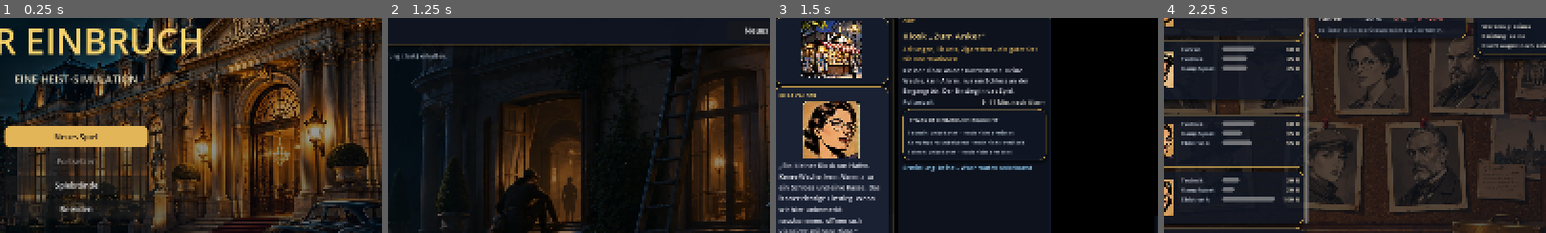
Above: before the commit, frames 1-4 (left to right).
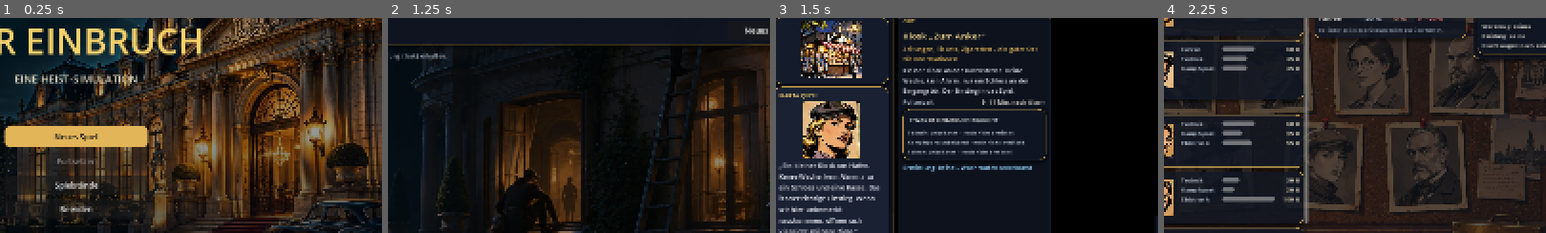
Above: after the commit, the same moments.

Repository: Martin1971-cloud/einbruch
Game: Godot game, scene res://scenes/main.tscn
Same seed, same stepped clock (60 frames per second), same inputs: the game is played once before the commit and once after it.
Inputs:
- Up to frame 1 (0.25 s): no input
- Up to frame 2 (1.25 s): click "Neues Spiel" at 0.5 s
- Up to frame 3 (1.5 s): click "Neues Spiel hier" at 1.25 s
- Up to frame 4 (2.25 s): click "Organisation" at 2 s
The pictures show only the part of the screen within x 40-90%, y 27-77%; the shares and areas given below are measured in that part.

Frames 1-2 are identical in both runs. In frame 3, 2.9% of the frame differs, in the area x 2-22%, y 35-66%; in frame 4, nothing differs.

Commit message:
Planer: Fahrzeug-Hinweis sofort bei Planungsbeginn, Hinweistexte umbrechen
- Fluchtwagen zu klein: sofort beim Start, mit Namen der Beute, wenn Informationen
  vorliegen; ohne Informationen ein allgemeiner Vorsicht-Hinweis.
- Die passende Fehlerzeile im Ablaufplan entfällt, weil der Hinweis oben sie ersetzt.
- Hinweisfenster ohne BBCode-Tags, mit Zeilenumbruch und kleinerer Schrift.
- Sprecherin oder Sprecher der Stadtansicht wechselt zufällig zwischen weiblich und männlich.

Co-Authored-By: Claude Haiku 5.5 <noreply@anthropic.com>
Claude-Session: https://claude.ai/code/session_01LKpSSULuighKXwyzAG3jU1

Diff:
--- a/godot/scripts/data.gd
+++ b/godot/scripts/data.gd
@@ -192,6 +192,18 @@
 ## Zielgebäude: "Museum Varenhafen". Karte 20 x 12 Zellen.
 ## o = Außen, . = Boden, W = Wand, F = Fenster (blockiert, Sicht durch Glas möglich), D = verschlossene Tür.
 ## Porträts (2D, Krimi-Stil) je Figur, nach Geschlecht und Rolle (weiblich: Mira, Ilja, Rosa, Greta). Dateien in assets/portraits/.
+## Sprecherinnen und Sprecher der Stadtansicht: jede Anzeige wechselt zwischen weiblich und männlich.
+const SPRECHER := [
+	{"name": "Mira Calder", "bild": "beobachterin", "weiblich": true},
+	{"name": "Lena Hartmann", "bild": "rezeptionistin", "weiblich": true},
+	{"name": "Vera Lind", "bild": "hehlerin", "weiblich": true},
+	{"name": "Marta Quell", "bild": "einbrecherin", "weiblich": true},
+	{"name": "Jonas Berg", "bild": "wachmann", "weiblich": false},
+	{"name": "Karl Oster", "bild": "hausmeister", "weiblich": false},
+	{"name": "Paul Renner", "bild": "planer", "weiblich": false},
+	{"name": "Stefan Krall", "bild": "kraeftige", "weiblich": false},
+]
+
 const PORTRAIT := {
 	"mira": "beobachterin", "ilja": "technikerin", "teo": "hacker", "rosa": "einbrecherin",
 	"greta": "besucher", "otto": "fahrer",
@@ -367,7 +379,6 @@
 			"ELECTRONICS": {"wert": 60, "grund": "ziel.museum.grund.ELECTRONICS"},
 			"FAHREN": {"wert": 50, "grund": "ziel.museum.grund.FAHREN"},
 		},
-		"speaker": "Mira Calder",
 		"dialog": "ziel.museum.dialog",
 		"fence": 0.6,
 		"price_intel": 500,
@@ -455,7 +466,6 @@
 			"FORCE": {"wert": 25, "grund": "ziel.kiosk.grund.FORCE"},
 			"FAHREN": {"wert": 20, "grund": "ziel.kiosk.grund.FAHREN"},
 		},
-		"speaker": "Mira Calder",
 		"dialog": "ziel.kiosk.dialog",
 		"fence": 0.6,
 		"price_intel": 200,
@@ -574,7 +584,6 @@
 			"ELECTRONICS": {"wert": 50, "grund": "ziel.testhaus.grund.ELECTRONICS"},
 			"FAHREN": {"wert": 40, "grund": "ziel.testhaus.grund.FAHREN"},
 		},
-		"speaker": "Mira Calder",
 		"dialog": "ziel.testhaus.dialog",
 		"fence": 0.6,
 		"price_intel": 0,
@@ -697,7 +706,6 @@
 			"FORCE": {"wert": 25, "grund": "ziel.curiosity.grund.FORCE"},
 			"FAHREN": {"wert": 30, "grund": "ziel.curiosity.grund.FAHREN"},
 		},
-		"speaker": "Mira Calder",
 		"dialog": "ziel.curiosity.dialog",
 		"fence": 0.6,
 		"price_intel": 300,
@@ -795,7 +803,6 @@
 			"FORCE": {"wert": 40, "grund": "ziel.juwelier.grund.FORCE"},
 			"FAHREN": {"wert": 35, "grund": "ziel.juwelier.grund.FAHREN"},
 		},
-		"speaker": "Mira Calder",
 		"dialog": "ziel.juwelier.dialog",
 		"fence": 0.6,
 		"price_intel": 400,
--- a/godot/scripts/main.gd
+++ b/godot/scripts/main.gd
@@ -41,6 +41,8 @@
 	dlg.title = "Hinweis"
 	dlg.dialog_text = "%s\n\nWas du tun kannst: %s" % [meldung, was_tun]
 	dlg.ok_button_text = Texte.t("hint.verstanden")
+	dlg.dialog_autowrap = true
+	dlg.get_label().add_theme_font_size_override("font_size", 14)
 	add_child(dlg)
 	dlg.confirmed.connect(dlg.queue_free)
 	dlg.canceled.connect(dlg.queue_free)
--- a/godot/scripts/screens/planner_aktion.gd
+++ b/godot/scripts/screens/planner_aktion.gd
@@ -307,14 +307,19 @@
 	_refresh_timeline(res)
 	var msgs: Array = []
 	var zu_gross := _zu_grosse_beute()
-	# Auffällige Fehler im Planungsfenster: ein Hinweis, den man wegklicken muss (nur bei Änderung)
-	var sig := "%s||%s" % [str(zu_gross), "|".join(_problems)]
-	if sig != _gezeigt and (not zu_gross.is_empty() or not _problems.is_empty()):
+	var koennte := _koennte_zu_gross()
+	if koennte and zu_gross.is_empty():
+		msgs.append("[color=orange]%s[/color]" % (Texte.t("plan.fahrzeug_vielleicht") % Texte.t("size." + str(GameData.CARS[Game.car_id].laderaum))))
+	# Auffällige Fehler und Fahrzeugprobleme im Planungsfenster: ein Hinweis, den man wegklicken muss (nur bei Änderung)
+	var sig := "%s||%s||%s" % [str(zu_gross), str(koennte), "|".join(_problems)]
+	if sig != _gezeigt and (not zu_gross.is_empty() or koennte or not _problems.is_empty()):
 		var text := ""
 		if not zu_gross.is_empty():
 			text += Texte.t("plan.fahrzeug_passt_nicht") % [", ".join(zu_gross), Texte.t("size." + str(GameData.CARS[Game.car_id].laderaum))] + "\n\n"
+		elif koennte:
+			text += Texte.t("plan.fahrzeug_vielleicht") % Texte.t("size." + str(GameData.CARS[Game.car_id].laderaum)) + "\n\n"
 		if not _problems.is_empty():
-			text += Texte.t("plan.n_aktionen_kaputt") % _problems.size() + "\n" + "\n".join(_problems)
+			text += Texte.t("plan.n_aktionen_kaputt_plain") % _problems.size() + "\n" + "\n".join(_problems)
 		UI.hinweis(self, Texte.t("hint.achtung"), text)
 	_gezeigt = sig
 	if not zu_gross.is_empty():
@@ -404,7 +409,8 @@
 			var who: String = c.name.split(" ")[0]
 			if str(seg.get("fail", "")) != "":
 				# Volumen-Fehler entfallen, wenn alles bekannt ist: dann warnt der Hinweis zum Fluchtwagen vorab
-				if not (alles_bekannt() and "Fluchtwagen" in str(seg.fail)):
+				# Passt die Beute nicht in den Fluchtwagen, steht das oben als Hinweis: der Schritt braucht keine eigene Zeile
+				if not (not _zu_grosse_beute().is_empty() and "Fluchtwagen" in str(seg.fail)):
 					_problems.append("%s %s: %s" % [Sim.clock(float(seg.start)), who, seg.fail])
 				entries.append({"start": float(seg.start), "text": "[font_size=%d]%s  [color=salmon]✗ %s: %s[/color][/font_size]" % [FEHLER_GROESSE, span, who, _describe(act)]})
 				continue
@@ -584,6 +590,8 @@
 	var dlg := AcceptDialog.new()
 	dlg.title = Texte.t(str(h.title))
 	dlg.dialog_text = Texte.t(str(h.text))
+	dlg.dialog_autowrap = true
+	dlg.get_label().add_theme_font_size_override("font_size", 14)
 	dlg.ok_button_text = Texte.t("hint.verstanden")
 	add_child(dlg)
 	dlg.confirmed.connect(dlg.queue_free)
--- a/godot/scripts/screens/planner_daten.gd
+++ b/godot/scripts/screens/planner_daten.gd
@@ -438,9 +438,10 @@
 		return {"cell": Vector2i(int(e.cell[0]), int(e.cell[1])), "fine": fein, "face": Vector2i(int(e.face[0]), int(e.face[1]))}
 	return {"cell": Sim._v2i(target.points.fluchtwagen), "fine": Sim.center(Sim._v2i(target.points.fluchtwagen)), "face": Vector2i(0, 1)}
 
-## Beute, die bei vollständiger Ermittlung nicht in den Laderaum des gewählten Fluchtwagens passt (leer = alles passt).
+## Beute, die nicht in den Laderaum des gewählten Fluchtwagens passt. Mit Informationen (Umsehen, Informant) mit Namen,
+## ohne Informationen leer (dann gibt es nur den allgemeinen Hinweis, siehe _koennte_zu_gross).
 func _zu_grosse_beute() -> Array:
-	if Game.car_id == "" or not alles_bekannt():
+	if Game.car_id == "" or int(Game.intel.get(target.id, 0)) < 1:
 		return []
 	var raum := str(GameData.CARS[Game.car_id].laderaum)
 	var out: Array = []
@@ -450,6 +451,16 @@
 		if GameData.SIZE_RANK[str(l.size)] > GameData.SIZE_RANK[raum]:
 			out.append(Texte.t(str(l.name)))
 	return out
+
+## Ohne Informationen: kann eine Beute des Ziels zu groß für den Fluchtwagen sein?
+func _koennte_zu_gross() -> bool:
+	if Game.car_id == "" or int(Game.intel.get(target.id, 0)) >= 1:
+		return false
+	var raum := str(GameData.CARS[Game.car_id].laderaum)
+	for l in target.loot:
+		if not l.get("leer", false) and GameData.SIZE_RANK[str(l.size)] > GameData.SIZE_RANK[raum]:
+			return true
+	return false
 
 ## Umsehen und Informant liegen vor.
 func alles_bekannt() -> bool:
--- a/godot/scripts/screens/town.gd
+++ b/godot/scripts/screens/town.gd
@@ -154,6 +154,17 @@
 	return c
 
 
+## Zuletzt gezeigtes Geschlecht: die nächste Sprecherin oder der nächste Sprecher ist vom anderen Geschlecht.
+static var _letzte_weiblich := false
+
+func _naechste_sprecherin() -> Dictionary:
+	_letzte_weiblich = not _letzte_weiblich
+	var pool: Array = []
+	for e in GameData.SPRECHER:
+		if bool(e.weiblich) == _letzte_weiblich:
+			pool.append(e)
+	return pool[randi() % pool.size()]
+
 func _image_card() -> PanelContainer:
 	var col := VBoxContainer.new()
 	col.add_theme_constant_override("separation", 6)
@@ -168,10 +179,10 @@
 	var dv := VBoxContainer.new()
 	dv.add_theme_constant_override("separation", 4)
 	dlg.add_child(dv)
-	dv.add_child(UI.label(GameData.TARGETS[_selected].speaker.to_upper(), 12, Color(0.97, 0.82, 0.42)))
+	var sprecher := _naechste_sprecherin()
+	dv.add_child(UI.label(str(sprecher.name).to_upper(), 12, Color(0.97, 0.82, 0.42)))
 	# Porträt der Sprecherin (Dialog)
-	var sp_id := "mira" if GameData.TARGETS[_selected].speaker == "Mira Calder" else ""
-	var sp_path := GameData.portrait_path(sp_id)
+	var sp_path := "res://assets/portraits/%s.png" % str(sprecher.bild)
 	if sp_path != "" and ResourceLoader.exists(sp_path):
 		var pt := TextureRect.new()
 		pt.texture = load(sp_path)
--- a/godot/scripts/texte.gd
+++ b/godot/scripts/texte.gd
@@ -725,6 +725,8 @@
 		"plan.tuer_schliessen_weit": "%s schließen (vorher neben die Tür gehen)",
 		"plan.vorher_neben": "%s (vorher neben das Objekt gehen)",
 		"plan.fahrzeug_passt_nicht": "Der Fluchtwagen passt nicht zur Beute (%s). Laderaum %s zu klein. Anderes Fahrzeug wählen.",
+		"plan.fahrzeug_vielleicht": "Vorsicht: Beute könnte nicht in den Fluchtwagen passen (Laderaum %s). Umsehen oder Informant klärt das.",
+		"plan.n_aktionen_kaputt_plain": "%d Aktion(en) funktionieren so nicht:",
 		"plan.endet_nicht": "%s endet nicht am Fluchtwagen.",
 		"plan.beute_zeile": "Beute: %s",
 		"plan.auszahlung_zeile": "Auszahlung: %s € · Fahndung +%d %%",
@@ -1514,6 +1516,8 @@
 		"plan.tuer_schliessen_weit": "Close %s (walk next to it first)",
 		"plan.vorher_neben": "%s (walk next to the object first)",
 		"plan.fahrzeug_passt_nicht": "The getaway car does not fit the loot (%s). Cargo space %s is too small. Choose another vehicle.",
+		"plan.fahrzeug_vielleicht": "Caution: the loot may not fit the getaway car (cargo space %s). Looking around or the informant will clarify.",
+		"plan.n_aktionen_kaputt_plain": "%d action(s) do not work:",
 		"plan.endet_nicht": "%s does not end at the getaway car.",
 		"plan.beute_zeile": "Loot: %s",
 		"plan.auszahlung_zeile": "Payout: %s € · Manhunt +%d %%",
--- a/godot/scripts/ui/ui.gd
+++ b/godot/scripts/ui/ui.gd
@@ -190,7 +190,8 @@
 	dlg.dialog_text = text
 	dlg.ok_button_text = Texte.t("hint.verstanden")
 	dlg.dialog_autowrap = true
+	dlg.get_label().add_theme_font_size_override("font_size", 14)
 	host.add_child(dlg)
 	dlg.confirmed.connect(dlg.queue_free)
 	dlg.canceled.connect(dlg.queue_free)
-	dlg.popup_centered(Vector2i(520, 0))
+	dlg.popup_centered(Vector2i(560, 0))
